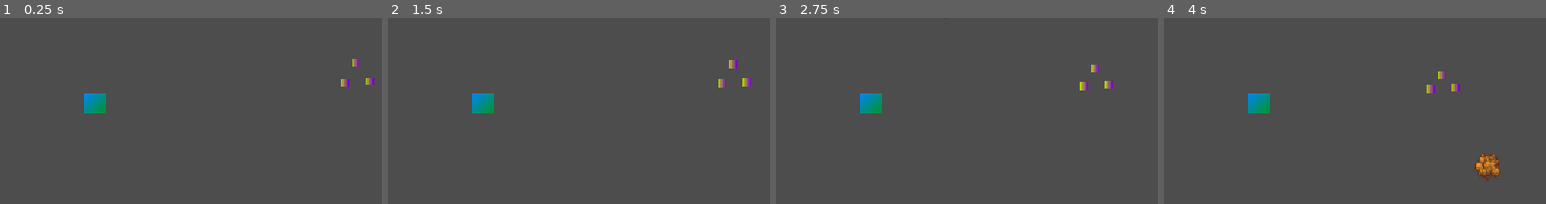
Above: before the commit, frames 1-4 (left to right).
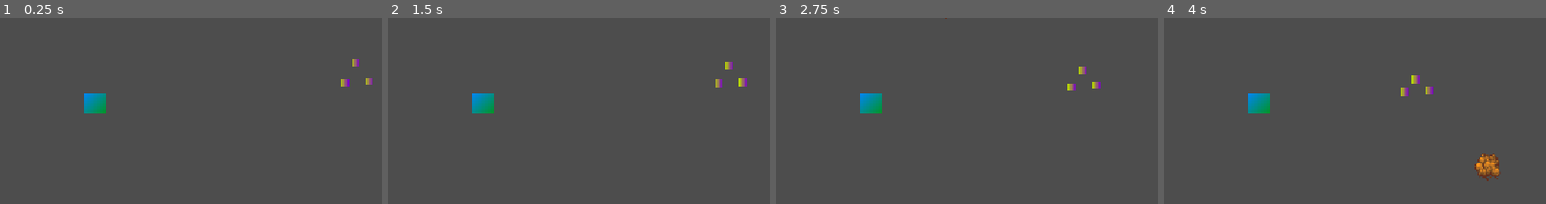
Above: after the commit, the same moments.

Repository: BoiPlex/Orbitron
Game: Godot game, scene res://scenes/game_world.tscn
Two runs of this game, one before a commit and one after it. Both use one fixed random seed, a clock stepped at 60 frames per second and the inputs below.
Inputs (mouse positions are % of the whole screen's width and height, from its top left):
- Up to frame 1 (0.25 s): no input
- Up to frame 2 (1.5 s): tap Enter at 0.5 s; move the mouse to (72, 47) at 0.52 s; tap Q at 0.6, 1.35 s; click (72, 47) at 0.67 s; move the mouse to (30, 58) at 1.27 s; click (30, 58) at 1.42 s
- Up to frame 3 (2.75 s): move the mouse to (60, 27) at 2.02 s; tap Q at 2.1 s; click (60, 27) at 2.17 s
- Up to frame 4 (4 s): move the mouse to (45, 76) at 2.77 s; tap Q at 2.85, 3.6 s; click (45, 76) at 2.92 s; move the mouse to (80, 70) at 3.52 s; click (80, 70) at 3.67 s
The pictures show only the part of the screen within x 38-88%, y 30-80%; the shares and areas given below are measured in that part.

The runs differ from the first frame. In frame 1, less than 0.1% of the frame differs, in the area x 97-98%, y 32-36%; in frame 2, 0.4%; in frame 3, 0.5%, in the area x 76-89%, y 25-39%; in frame 4, 0.5%.

Commit message:
there's a fucking orbiting bug and i don't ant to figure it out

Diff:
--- /dev/null
+++ b/orbitron-game/resources/melee_proj.tres
@@ -0,0 +1,15 @@
+[gd_resource type="Resource" script_class="ProjectileStats" load_steps=2 format=3 uid="uid://dbujadhdken3l"]
+
+[ext_resource type="Script" uid="uid://bdl3ke2ju4jip" path="res://scripts/resources/projectile_stats_template.gd" id="1_fcp80"]
+
+[resource]
+script = ExtResource("1_fcp80")
+initial_speed = 1000.0
+destroy_on_hit = false
+lifetime = 0.1
+entity_name = ""
+max_health = 100
+contact_damage = 30
+contact_knockback = 100.0
+mass = 1.0
+metadata/_custom_type_script = "uid://bdl3ke2ju4jip"
--- /dev/null
+++ b/orbitron-game/resources/melee_tower_I.tres
@@ -0,0 +1,24 @@
+[gd_resource type="Resource" script_class="TowerStats" load_steps=4 format=3 uid="uid://c81ugxxb0bo5o"]
+
+[ext_resource type="Resource" uid="uid://dbujadhdken3l" path="res://resources/melee_proj.tres" id="1_8omnl"]
+[ext_resource type="Script" uid="uid://b3qwo5g5sgdgc" path="res://scripts/resources/tower_stats_template.gd" id="1_71nee"]
+[ext_resource type="Resource" uid="uid://cb014gopfihqt" path="res://resources/melee_tower_II.tres" id="3_o04ps"]
+
+[resource]
+script = ExtResource("1_71nee")
+upgrades_to = ExtResource("3_o04ps")
+cost = 100
+orbiting_speed = 80.0
+projectile = ExtResource("1_8omnl")
+fire_rate = 4.0
+spread_copies = 1
+spread_angle = 0.0
+bursts = 1
+burst_interval = 0.0
+detection_range = 50.0
+entity_name = ""
+max_health = 200
+contact_damage = 10
+contact_knockback = 1.0
+mass = 10.0
+metadata/_custom_type_script = "uid://b3qwo5g5sgdgc"
--- /dev/null
+++ b/orbitron-game/resources/melee_tower_II.tres
@@ -0,0 +1,24 @@
+[gd_resource type="Resource" script_class="TowerStats" load_steps=4 format=3 uid="uid://cb014gopfihqt"]
+
+[ext_resource type="Resource" uid="uid://dbujadhdken3l" path="res://resources/melee_proj.tres" id="1_vpdqb"]
+[ext_resource type="Script" uid="uid://b3qwo5g5sgdgc" path="res://scripts/resources/tower_stats_template.gd" id="2_f2ioy"]
+[ext_resource type="Resource" uid="uid://cn5tupdtk0clw" path="res://resources/melee_tower_III.tres" id="3_f2ioy"]
+
+[resource]
+script = ExtResource("2_f2ioy")
+upgrades_to = ExtResource("3_f2ioy")
+cost = 100
+orbiting_speed = 120.0
+projectile = ExtResource("1_vpdqb")
+fire_rate = 10.0
+spread_copies = 1
+spread_angle = 0.0
+bursts = 1
+burst_interval = 0.0
+detection_range = 40.0
+entity_name = ""
+max_health = 300
+contact_damage = 10
+contact_knockback = 1.0
+mass = 10.0
+metadata/_custom_type_script = "uid://b3qwo5g5sgdgc"
--- /dev/null
+++ b/orbitron-game/resources/melee_tower_III.tres
@@ -0,0 +1,22 @@
+[gd_resource type="Resource" script_class="TowerStats" load_steps=3 format=3 uid="uid://cn5tupdtk0clw"]
+
+[ext_resource type="Resource" uid="uid://dbujadhdken3l" path="res://resources/melee_proj.tres" id="1_tx3y6"]
+[ext_resource type="Script" uid="uid://b3qwo5g5sgdgc" path="res://scripts/resources/tower_stats_template.gd" id="2_lsyb2"]
+
+[resource]
+script = ExtResource("2_lsyb2")
+cost = 100
+orbiting_speed = 150.0
+projectile = ExtResource("1_tx3y6")
+fire_rate = 20.0
+spread_copies = 1
+spread_angle = 0.0
+bursts = 1
+burst_interval = 0.0
+detection_range = 35.0
+entity_name = ""
+max_health = 500
+contact_damage = 10
+contact_knockback = 1.0
+mass = 10.0
+metadata/_custom_type_script = "uid://b3qwo5g5sgdgc"
--- a/orbitron-game/resources/repulsor_tower_II.tres
+++ b/orbitron-game/resources/repulsor_tower_II.tres
@@ -8,6 +8,7 @@
 script = ExtResource("2_naraj")
 upgrades_to = ExtResource("3_naraj")
 cost = 100
+orbiting_speed = 40.0
 projectile = ExtResource("1_3n4p1")
 fire_rate = 0.3
 spread_copies = 6
--- a/orbitron-game/scenes/player.tscn
+++ b/orbitron-game/scenes/player.tscn
@@ -22,6 +22,7 @@
 script = ExtResource("1_ohywo")
 
 [node name="GravityField" parent="." instance=ExtResource("3_qhqgy")]
+gravity_strength = 20.0
 gravity_radius = 600.0
 
 [node name="HurtboxComponent" type="Area2D" parent="."]
--- a/orbitron-game/scenes/tower.tscn
+++ b/orbitron-game/scenes/tower.tscn
@@ -2,7 +2,7 @@
 
 [ext_resource type="Script" uid="uid://bact5q3bmxsrh" path="res://scripts/bodies/tower.gd" id="1_qrbg1"]
 [ext_resource type="Script" uid="uid://djiqi435icfju" path="res://scripts/components/hitbox_component.gd" id="2_jfguu"]
-[ext_resource type="Resource" uid="uid://bjdegyhfny7mk" path="res://resources/repulsor_tower_III.tres" id="2_xl0gn"]
+[ext_resource type="Resource" uid="uid://cn5tupdtk0clw" path="res://resources/melee_tower_III.tres" id="2_xl0gn"]
 [ext_resource type="Script" uid="uid://c7wj8tj6k5kjl" path="res://scripts/components/colored_collider.gd" id="3_85u2j"]
 [ext_resource type="Script" uid="uid://bsmkv7habdqi5" path="res://scripts/components/hurtbox_component.gd" id="4_xl0gn"]
 [ext_resource type="Script" uid="uid://bhkkdgseo08jf" path="res://scripts/components/detection_component.gd" id="5_jfguu"]
--- a/orbitron-game/scripts/bodies/tower.gd
+++ b/orbitron-game/scripts/bodies/tower.gd
@@ -50,6 +50,7 @@
 
 func init_tower(stats: TowerStats):
 	upgrades_to = stats.upgrades_to
+	orbit_speed = stats.orbiting_speed
 	if upgrades_to != null:
 		upgrade_cost = upgrades_to.cost
 	fire_rate = stats.fire_rate
@@ -114,7 +115,7 @@
 	var tangent = (Vector2(-dir_to_planet.y, dir_to_planet.x).normalized() if
 		orbit == Orbit.CCW else Vector2(dir_to_planet.y, -dir_to_planet.x).normalized())
 	var desired_velocity = tangent * orbit_speed
-	velocity = lerp(velocity, desired_velocity, 1 - pow(0.25, 13 * delta))
+	velocity = lerp(velocity, desired_velocity, 1 - pow(0.1, 20 * delta))
 
 	if _state == States.ACTIVE:
 		target_dir = (target.global_position - global_position).normalized()
--- a/orbitron-game/scripts/resources/tower_stats_template.gd
+++ b/orbitron-game/scripts/resources/tower_stats_template.gd
@@ -1,13 +1,13 @@
 class_name TowerStats
 extends PhysicsBodyStats
 
-@export_category("Upgrade Path")
+@export_group("Tower Properties")
 @export var upgrades_to: TowerStats
 @export var cost: int = 100
-@export_category("Offense")
+@export var orbiting_speed: float = 40
+@export_group("Firing")
 @export var projectile: ProjectileStats
 @export var fire_rate: float = 1
-@export_group("Firing Mechanics")
 @export_range(0, 12.1) var spread_copies: int = 1
 @export_range(0, 2 * PI) var spread_angle: float = 0
 @export_range(0, 22.1) var bursts: int = 1
